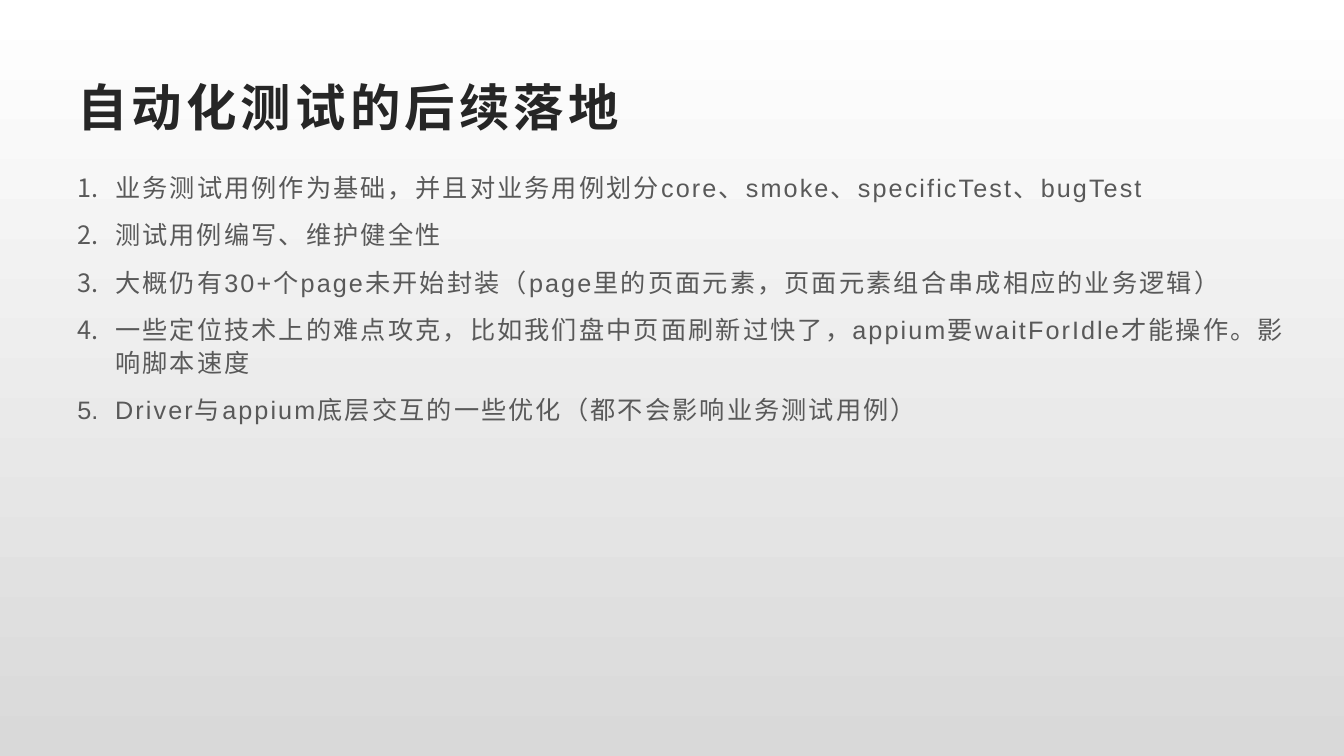
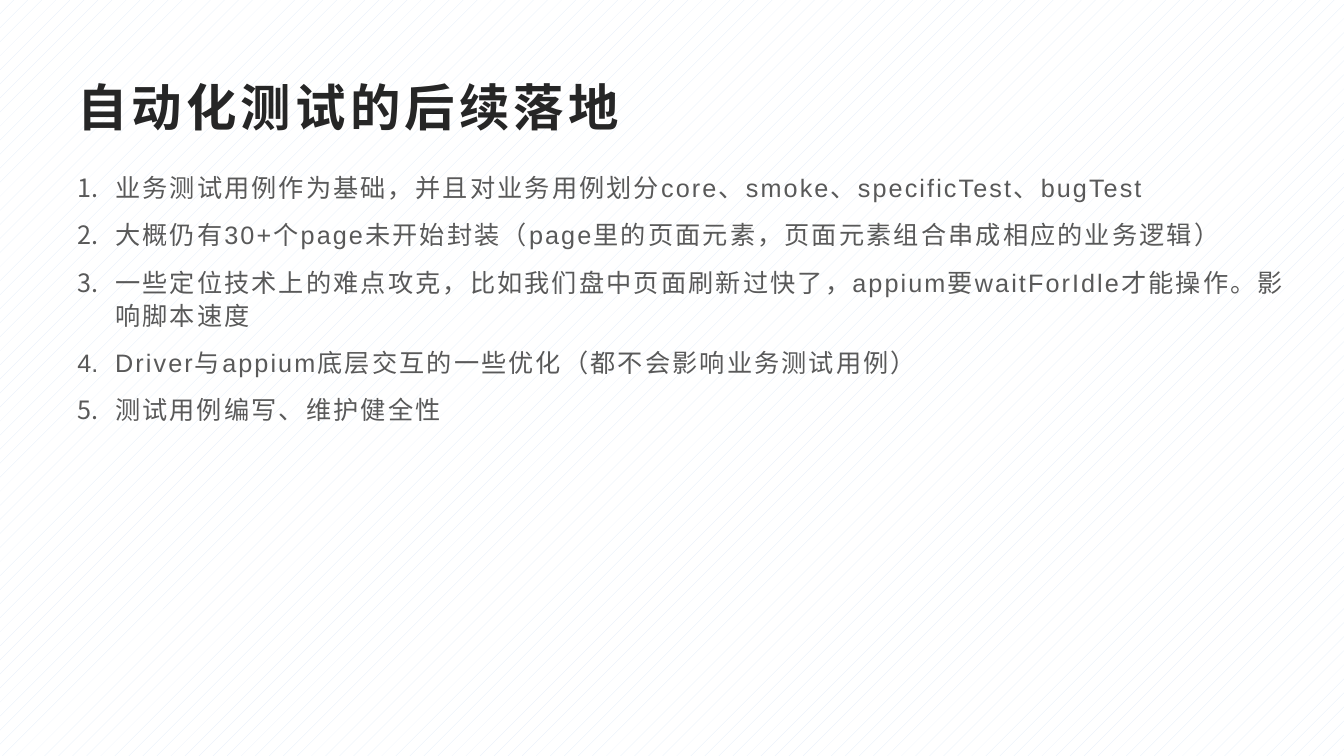
Before and after one commit to julystone/alistar_github_version, a slide deck: slide 17 of doc/基于Appium的 App UI自动化框架.pptx (slide 15 before the commit). Drawn at 1344x756 pixels with LibreOffice and Linux fonts; fonts in the diff are those of the drawing. Boxes give left, top, right and bottom in pixels: in the first picture for what was removed or moved away, otherwise in the second. Text is boxed around its words. In the diff, an @@ line names an element or a change of style, - is before the commit and + after.

```diff
--- a/doc/基于Appium的 App UI自动化框架.pptx
+++ b/doc/基于Appium的 App UI自动化框架.pptx
@@ background gradient #FFFFFF to #D9D9D9 to pattern #DFEAFA on #FFFFFF @@
@@ text at <box>115,223,440,246</box>: paragraph removed @@
-2. 测试用例编写、维护健全性
@@ text at <box>115,397,440,421</box>: paragraph added @@
+5. 测试用例编写、维护健全性
```
Also in this commit, not shown: 12 other slides changed, 4 slides added, 2 slides removed, 3 other files.
